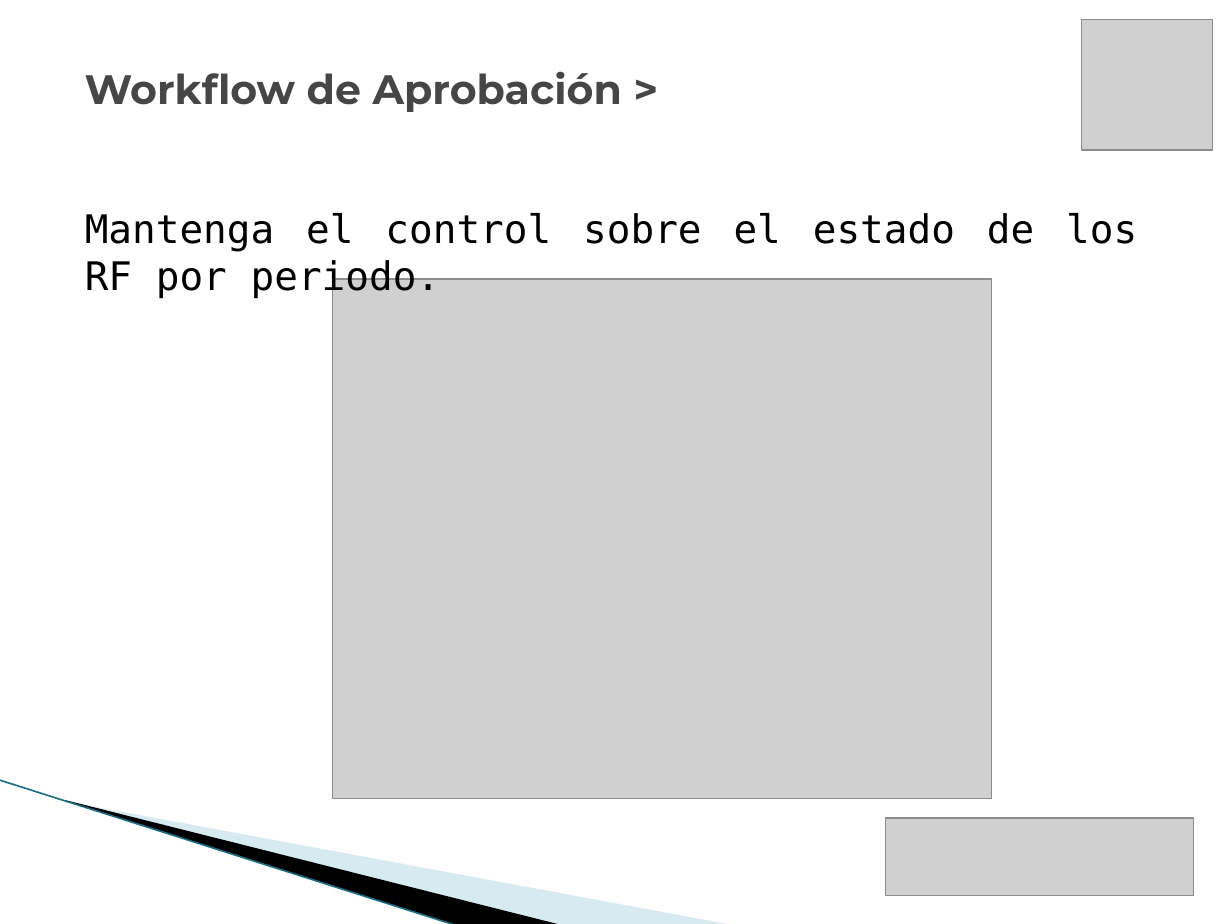
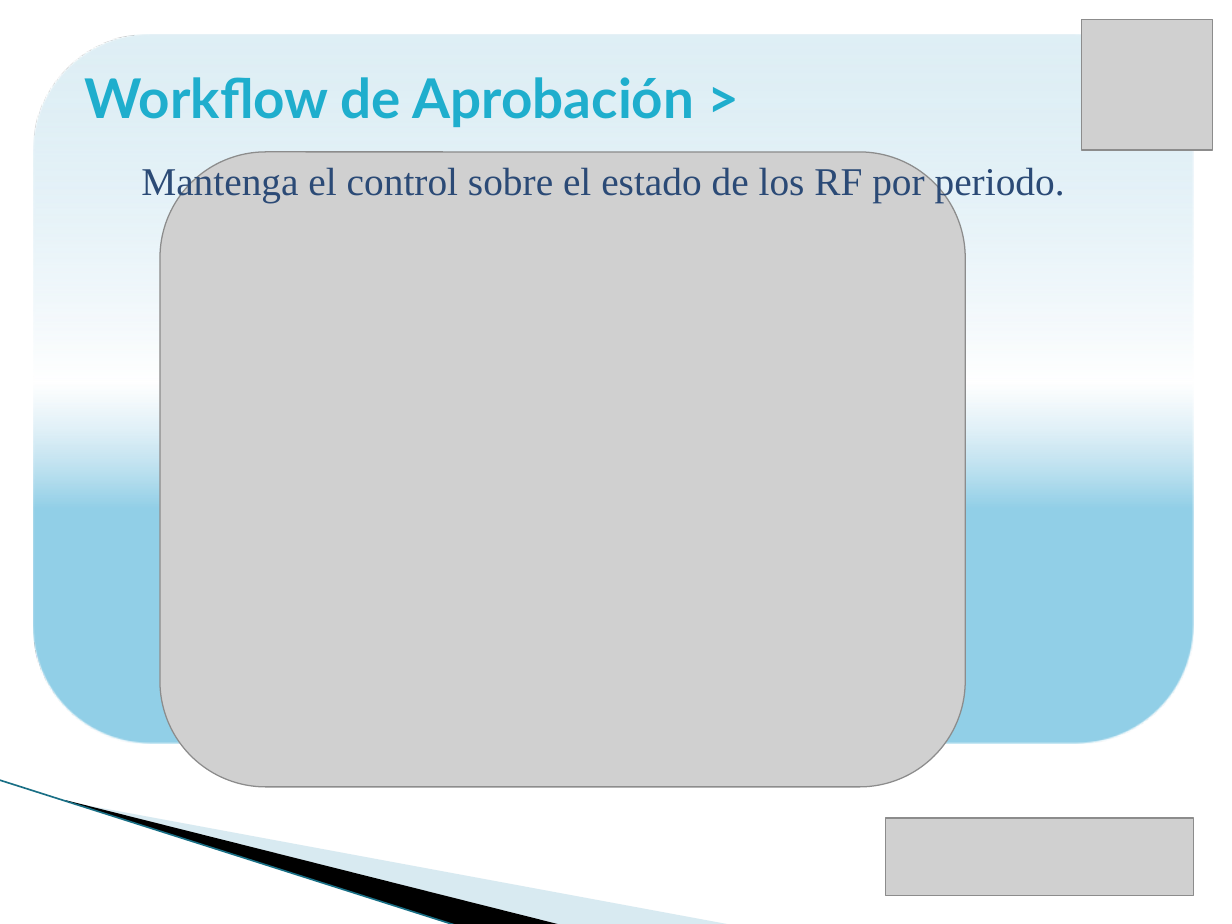
Before and after one commit to vicky1404/rev-ii, a slide deck: slide 16 of docs/comercial/brochure_2.pptx. Drawn at 1232x924 pixels with LibreOffice and Linux fonts; fonts in the diff are those of the drawing; grey boxes stand for pictures; background and template pictures are left out. Boxes give left, top, right and bottom in pixels: in the first picture for what was removed or moved away, otherwise in the second. Text is boxed around its words. In the diff, an @@ line names an element or a change of style, - is before the commit and + after.

```diff
--- a/docs/comercial/brochure_2.pptx
+++ b/docs/comercial/brochure_2.pptx
@@ rounded rectangle added at (34,36,1194,744), fill gradient #92CFE8 to #BDE0EF to #DFEFF6 @@
@@ text "Workflow de Aprobación >" at (85,77,695,127): size 24 to 32 pt, font Montserrat to Lato, text colour #464646 to #1FAECD; less space between paragraphs @@
@@ text "Mantenga el control sobre el ...": place and size @@
-text "Mantenga el control sobre el ..." at (85,213,1137,299)
+text "Mantenga el control sobre el ..." at (141,165,1065,204)
@@ text "Mantenga el control sobre el ..." at (141,165,1065,204): font DejaVu Sans Mono to Times New Roman, text colour #000000 to #2B4A76 @@
@@ picture: place and size @@
-picture at (333,280,992,800)
+picture at (160,152,966,786)
```
Also in this commit, not shown: 23 other slides changed.
